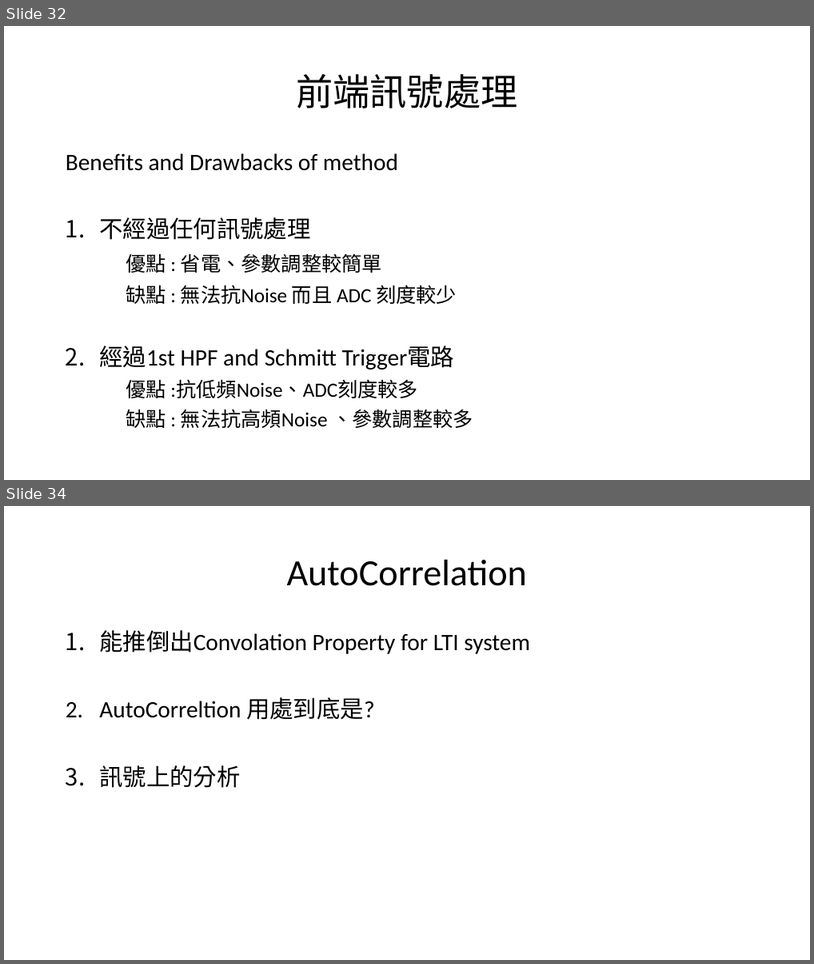
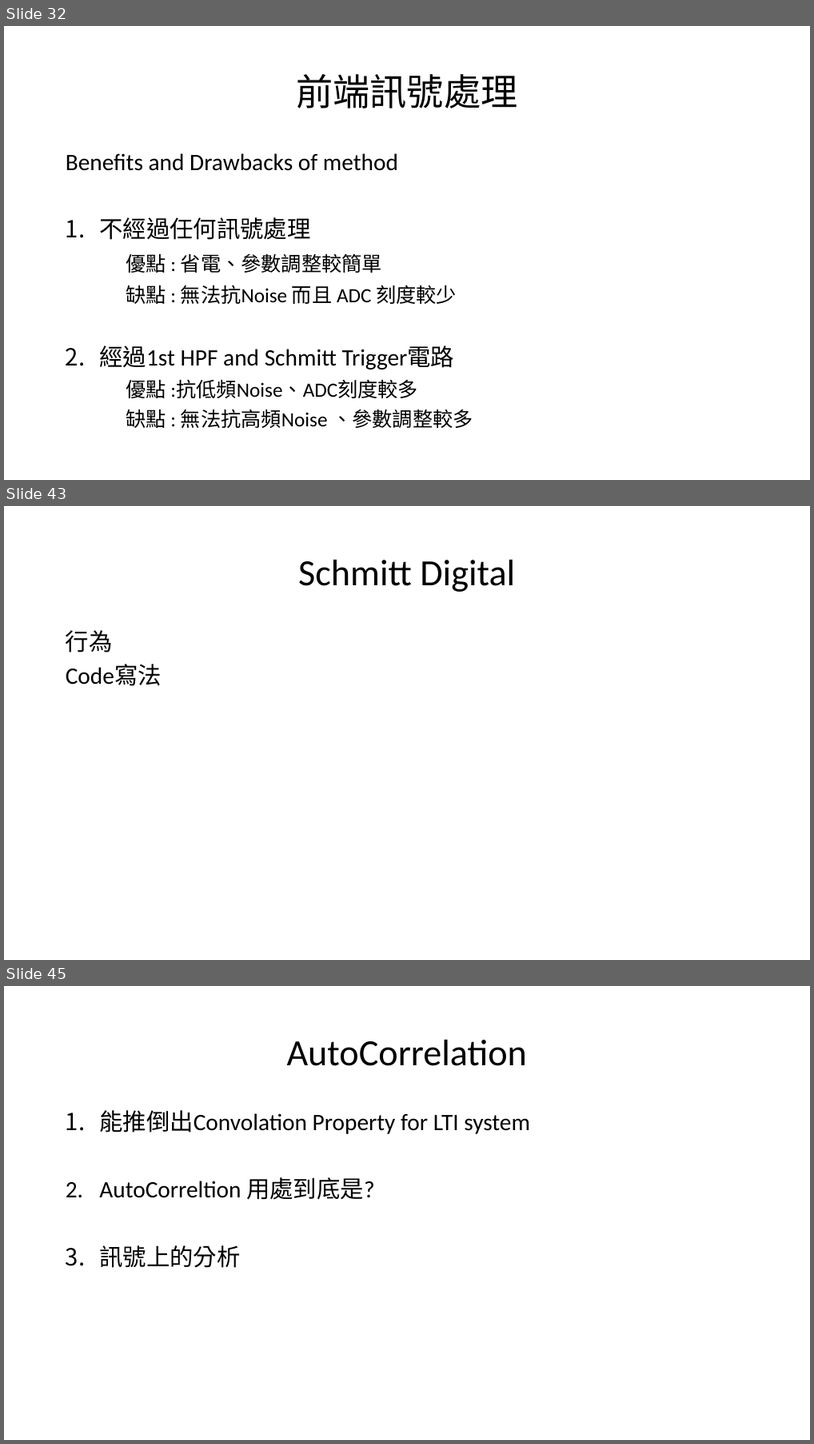
Before and after one commit to a0910281835/Summrary_PDF, a slide deck: Project_Summary_pdf/Project_Summary.pptx. Shown one above the other, each under a label of ours: slides 32 and 34 before the commit, slides 32, 43 and 45 after it; the slides between them are not shown. The pictures are 814x964 and 814x1444 pixels, drawn with LibreOffice and Linux fonts; fonts in the diff are those of the drawing. Boxes give left, top, right and bottom in pixels: in the first picture for what was removed or moved away, otherwise in the second. Text is boxed around its words. In the diff, an @@ line names an element or a change of style, - is before the commit and + after.

```diff
--- a/Project_Summary_pdf/Project_Summary.pptx
+++ b/Project_Summary_pdf/Project_Summary.pptx
@@ slide 43 added at <box>4,506,810,960</box>, background #FFFFFF @@
@@ title added at <box>298,560,515,592</box>, 44 pt, text #000000 @@
+Schmitt Digital
@@ text added at <box>66,630,162,686</box>, 28 pt, text #000000 @@
+行為
+Code寫法
@@ what was slide 34 is now slide 45 @@
```
Also in this commit, not shown: 3 slides changed, 10 other slides added.
